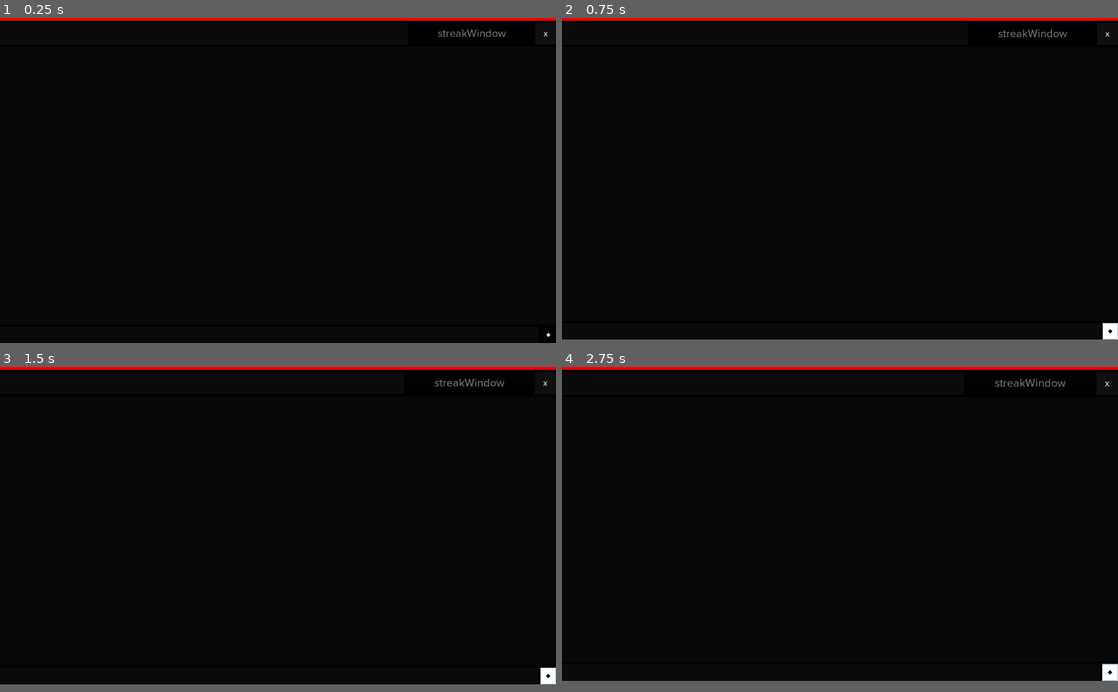
Above: before the commit, frames 1-4 (two rows, left to right).
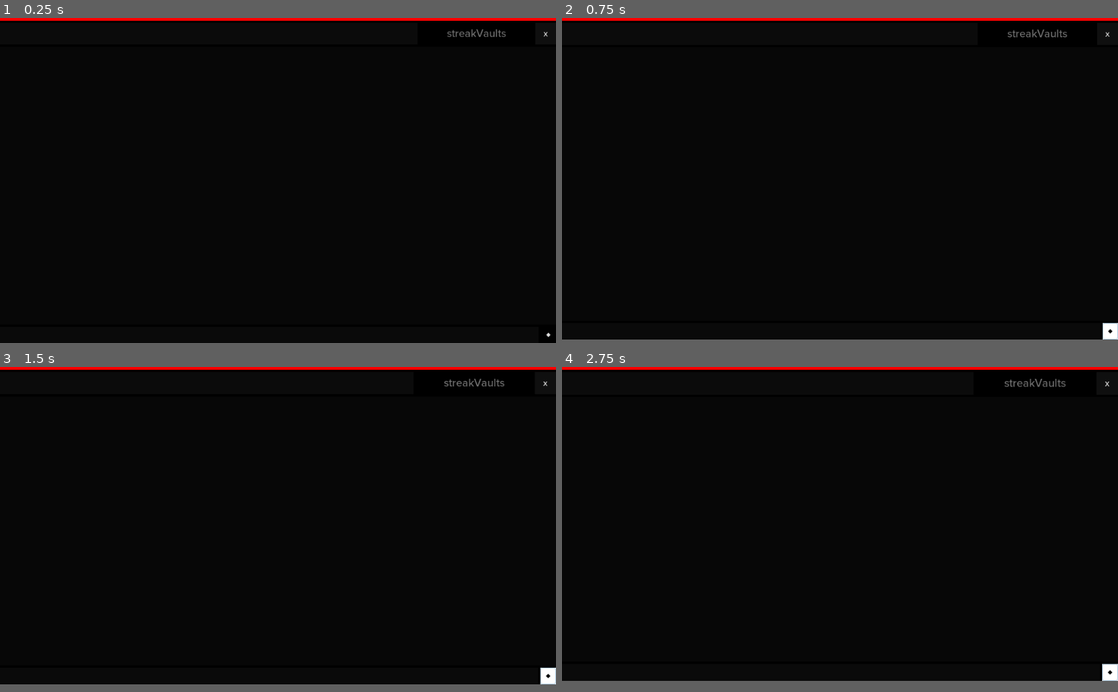
Above: after the commit, the same moments.

Repository: JuanSantosGomez/streakvaults
Game: Godot game, scene res://__Window__/Main_template.tscn
The game is run twice, just before and just after one commit, with the same random seed, the same clock (stepped at 60 frames per second) and the same inputs.
Inputs:
- Up to frame 1 (0.25 s): no input
- Up to frame 2 (0.75 s): click "♦" at 0.5 s
- Up to frame 3 (1.5 s): click "♦" at 1.25 s
- Up to frame 4 (2.75 s): click "♦" at 2 s

The runs differ from the first frame. In frame 1, 0.1% of the frame differs, in the area x 78-91%, y 3-6%; in frame 2, 0.1%; in frame 3, 0.1%; in frame 4, 0.2%, in the area x 77-91%, y 3-7%.

Commit message:
Changed project name

Diff:
--- a/project.godot
+++ b/project.godot
@@ -10,7 +10,7 @@
 
 [application]
 
-config/name="streakWindow"
+config/name="streakVaults"
 run/main_scene="res://__Window__/Main_template.tscn"
 run/low_processor_mode=true
 config/icon="res://icon.png"
